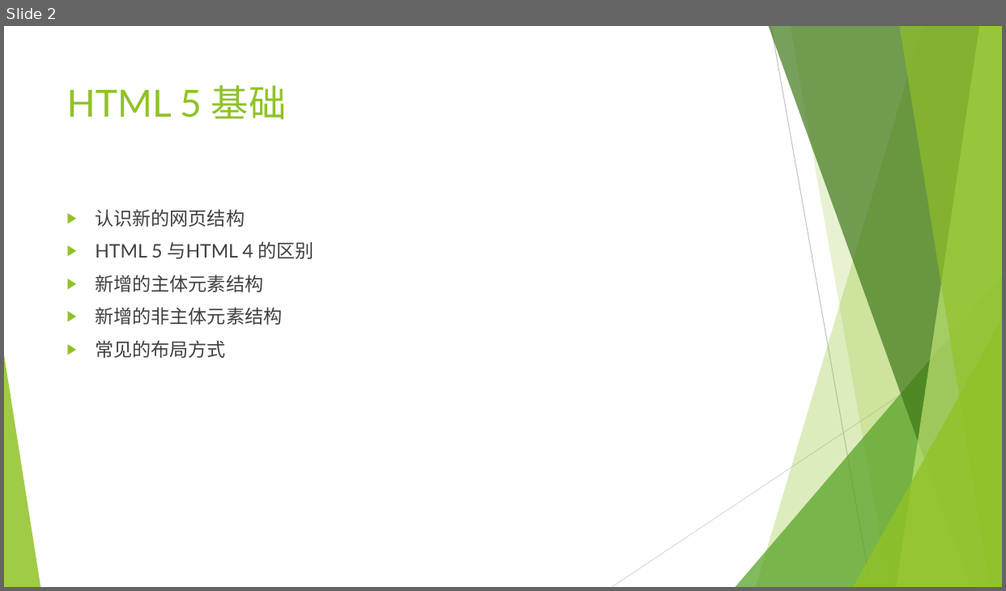
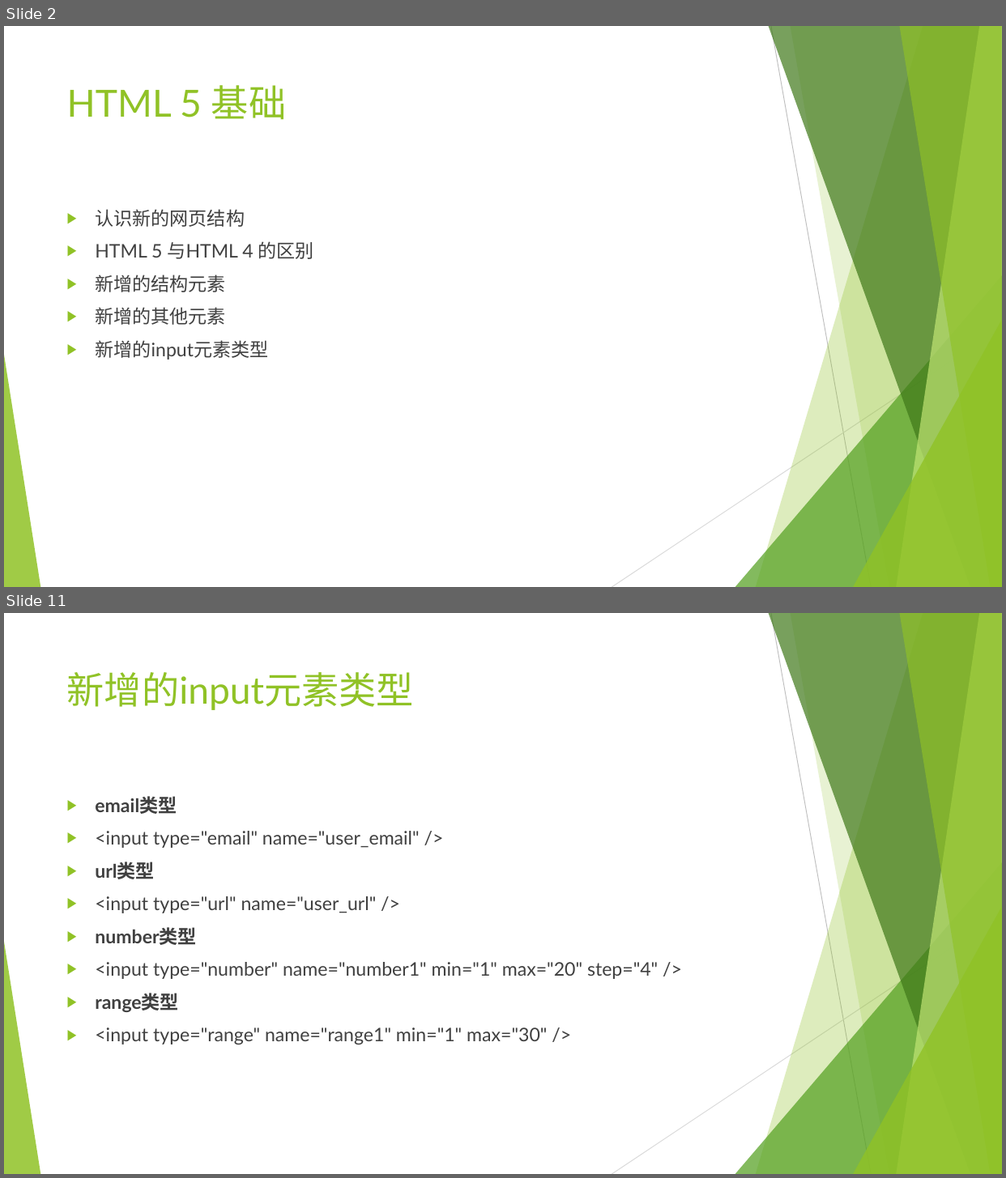
Before and after one commit to Guoye/Neusoft, a slide deck: lesson_HTML5/2.HTML5基础/2.HTML5基础.pptx. Shown one above the other, each under a label of ours: slide 2 before the commit, slides 2 and 11 after it; the slides between them are not shown. The pictures are 1006x591 and 1006x1178 pixels, drawn with LibreOffice and Linux fonts; fonts in the diff are those of the drawing. Boxes give left, top, right and bottom in pixels: in the first picture for what was removed or moved away, otherwise in the second. Text is boxed around its words. In the diff, an @@ line names an element or a change of style, - is before the commit and + after.

```diff
--- a/lesson_HTML5/2.HTML5基础/2.HTML5基础.pptx
+++ b/lesson_HTML5/2.HTML5基础/2.HTML5基础.pptx
@@ slide 11 added at <box>4,613,1002,1174</box>, background #FFFFFF; not listed: 10 template elements that a slide beside it also shows @@
@@ title added at <box>67,672,414,710</box>, 36 pt, text #90C226 @@
+新增的input元素类型
@@ text added at <box>95,796,658,1045</box>, 18 pt, text #404040 @@
+▶ email类型
+▶ <input type="email" name="user_email" />
+▶ url类型
+▶ <input type="url" name="user_url" />
+▶ number类型
+▶ <input type="number" name="number1" min="1" max="20" step="4" />
+▶ range类型
+▶ <input type="range" name="range1" min="1" max="30" />
@@ slide 2 changed as well @@
@@ text at <box>95,275,268,360</box>: text changed @@
-▶ 新增的主体元素结构
-▶ 新增的非主体元素结构
-▶ 常见的布局方式
+▶ 新增的结构元素
+▶ 新增的其他元素
+▶ 新增的input元素类型
```
Also in this commit, not shown: 2 other slides changed, 9 other slides added, 7 other files.
